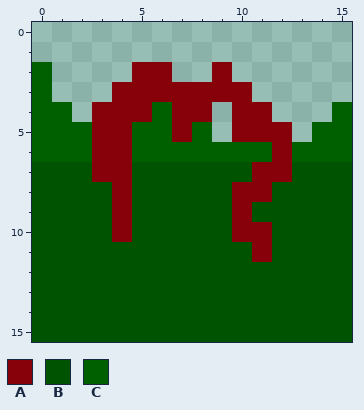
Pixel-art sprite -- app/files/question_block/qbb.png. Above: the version before the commit.
The file is 16x16 pixels.
Palette (. is transparent): A #86010a  B #005300  C #006000
Pixels before, first column x 0:
 2 C....AA..A......
 3 C...AAAAAAA.....
 4 CC.AAACAA.AA...C
 5 CCCAACCAC.AAA.CC
 6 CCCAACCCCCCCACCC
 7 BBBAABBBBBBAABBB
 8 BBBBABBBBBAABBBB
 9 BBBBABBBBBABBBBB
10 BBBBABBBBBAABBBB
11 BBBBBBBBBBBABBBB
12 BBBBBBBBBBBBBBBB
13 BBBBBBBBBBBBBBBB
14 BBBBBBBBBBBBBBBB
15 BBBBBBBBBBBBBBBB
After:
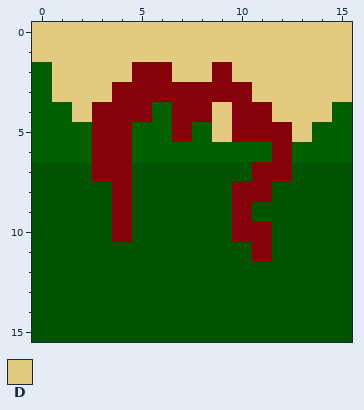
Colours new in this view: D #e2cb7f
The edit:
Changed rows in their new state; - is an unchanged pixel.
first column x 0:
 0 DDDDDDDDDDDDDDDD
 1 DDDDDDDDDDDDDDDD
 2 -DDDD--DD-DDDDDD
 3 -DDD-------DDDDD
 4 --D------D--DDD-
 5 ---------D---D--
